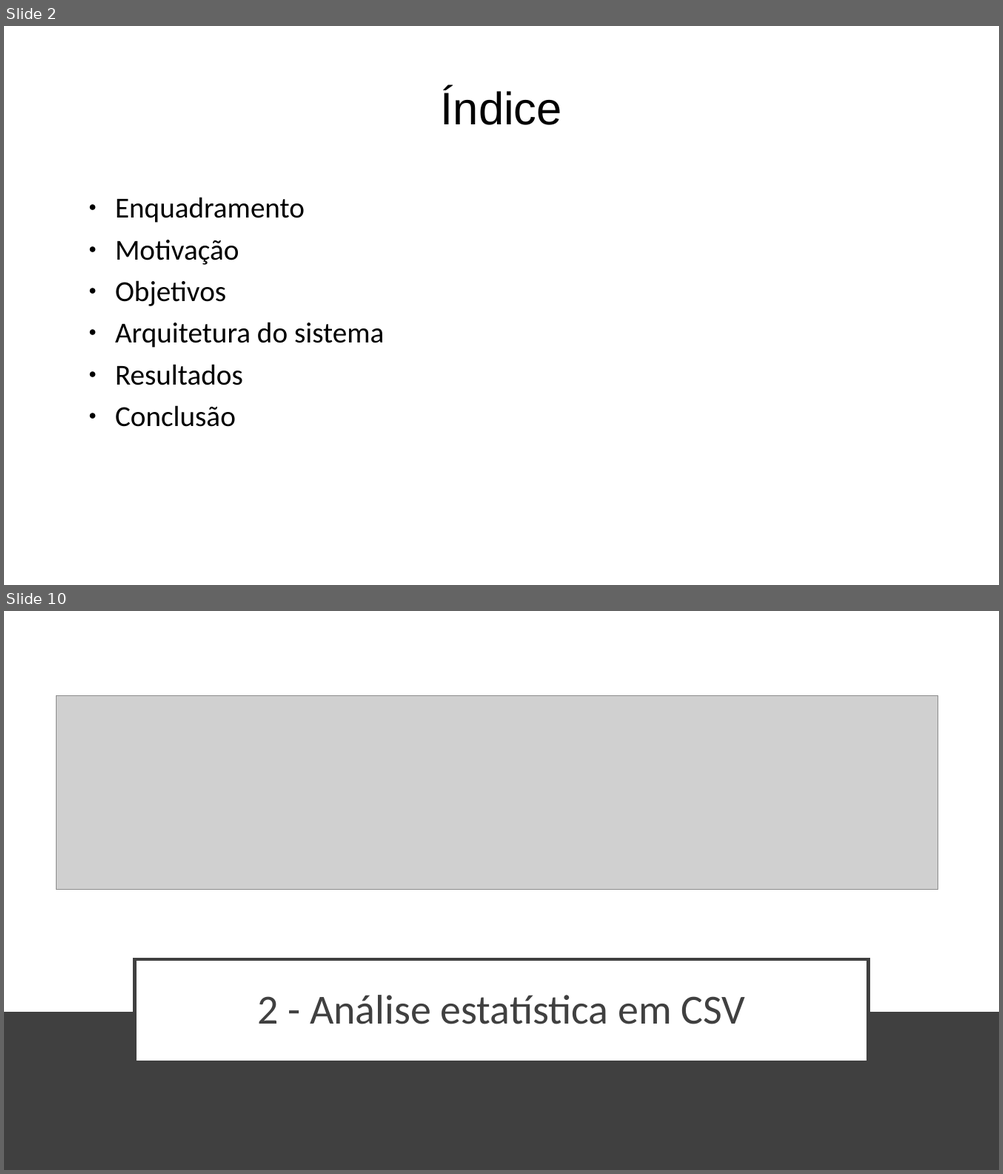
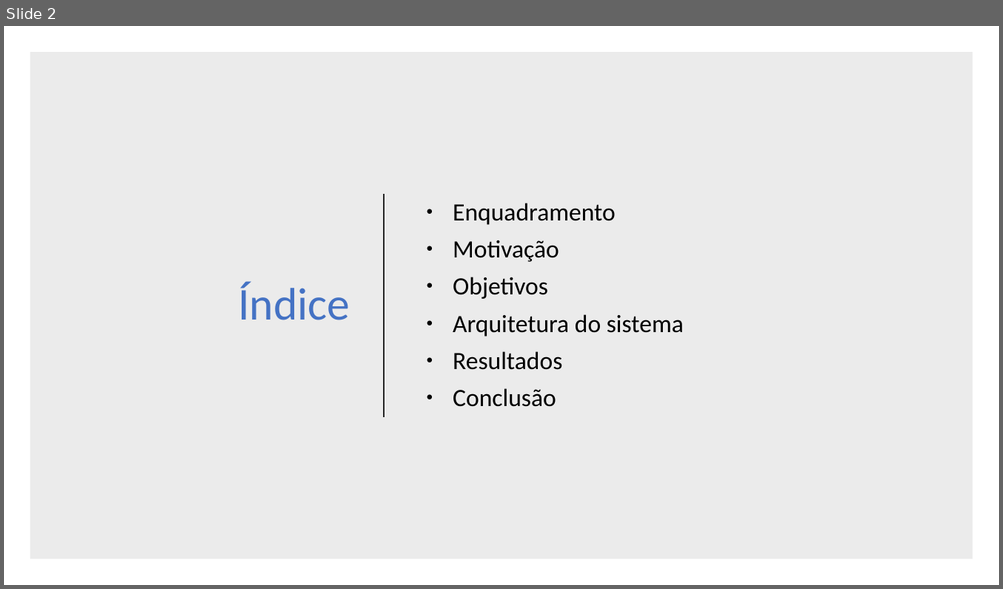
Before and after one commit to BrunoCarvalho017/LEI, a slide deck: Apresentacao/apr1.pptx. Shown one above the other, each under a label of ours: slides 2 and 10 before the commit, slide 2 after it; the slides between them are not shown. The pictures are 1003x1174 and 1003x589 pixels, drawn with LibreOffice and Linux fonts; fonts in the diff are those of the drawing; grey boxes stand for pictures. Boxes give left, top, right and bottom in pixels: in the first picture for what was removed or moved away, otherwise in the second. Text is boxed around its words. In the diff, an @@ line names an element or a change of style, - is before the commit and + after.

```diff
--- a/Apresentacao/apr1.pptx
+++ b/Apresentacao/apr1.pptx
@@ slide 10 removed at bbox=[4, 611, 999, 1170], background #FFFFFF @@
@@ picture removed at bbox=[57, 695, 937, 889] @@
@@ title removed at bbox=[134, 960, 868, 1062] @@
-2 - Análise estatística em CSV
@@ rectangle removed at bbox=[4, 1012, 999, 1170] @@
@@ slide 2 changed as well @@
@@ rectangle added at bbox=[30, 52, 973, 560], fill #000000 at 8% opacity @@
@@ title "Índice": place and size @@
-title "Índice" at bbox=[441, 88, 562, 125]
+title "Índice" at bbox=[238, 282, 350, 321]
@@ title "Índice" at bbox=[238, 282, 350, 321]: font Arial to Calibri, text colour #000000 to #4472C4; alignment centre to right @@
@@ text "Enquadramento": place and size @@
-text "Enquadramento" at bbox=[115, 197, 384, 427]
+text "Enquadramento" at bbox=[452, 203, 683, 407]
@@ text "Enquadramento" at bbox=[452, 203, 683, 407]: size 28 to 24 pt; vertical alignment top to middle @@
@@ line added from (384, 194) to (384, 417), #262626 1.5 pt @@
```
Also in this commit, not shown: 7 other slides changed, 5 slides added, 2 other slides removed, 6 other files.
